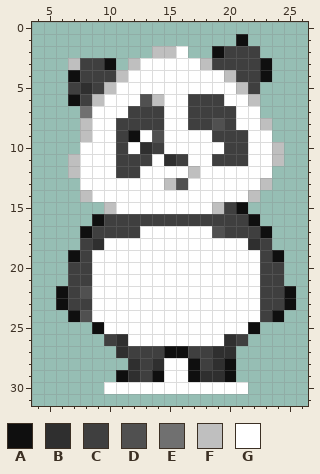
A pixel-art sprite gets an edit: parsed/images/panda.png. Above, as it was before the edit.
The file is 32x32 pixels. Colours within 5 levels of each other are drawn and written as one. Shown: x 4..26, y 0..31.
Palette (. is transparent): A #0f0f0f  B #2f2f2f  C #3f3f3f  D #505050  E #707070  F #bfbfbf  G #ffffff
Pixels before, first column x 6:
 1 ...............A....
 2 ........FFG..ACCC...
 3 .FCCA.FGGGGGFCCCCA..
 4 .ACCCFGGGGGGGGFCCA..
 5 .CBCFGGGGGGGGGGFC...
 6 .ACFGGGDFGGCCCGGF...
 7 ..EGGGCCCGGCCCCGG...
 8 ..FGGCCCCGGCCDCGGF..
 9 ..FGGCAGDGGGGCCCGG..
10 ..GGGCGBCGGGGGCCGGF.
11 .FGGGCCCGBCGGCCCGGF.
12 .FGGGCCGGGGFGGGGGG..
13 ..GGGGGGGFDGGGGGGF..
14 ..FGGGGGGGGGGGGGF...
15 ....FGGGGGGGGFCA....
16 ...ACCCCCCCCCCCCA...
17 ..ACCCCGGGGGGDCCCA..
18 ..CBGGGGGGGGGGGGBC..
19 .ACGGGGGGGGGGGGGGCA.
20 .CCGGGGGGGGGGGGGGCC.
21 .CCGGGGGGGGGGGGGGCC.
22 ACDGGGGGGGGGGGGGGCCA
23 ACCGGGGGGGGGGGGGGCCA
24 .ADGGGGGGGGGGGGGGCA.
25 ...AGGGGGGGGGGGGA...
26 ....CBGGGGGGGGBC....
27 .....BCCCAACCBB.....
28 ......BCBGGACBA.....
29 .....ABCAGGABBA.....
30 ....GGGGGGGGGGGG....
After:
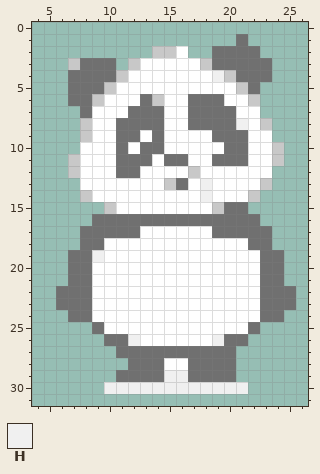
Colours new in this view: H #f0f0f0
Change:
colour F: #bfbfbf -> #c8c8c8
Changed rows in their new state; - is a pixel that keeps its letter.
first column x 6:
 1 ---------------E----
 2 -------------EEEE---
 3 --EEE--------EEEEE--
 4 -EEEE--------H-EEE--
 5 -EEE------------E---
 6 -EE----E---EEE------
 7 ------EEE--EEEE-----
 8 -----EEEE--EEEEH----
 9 -----EE-E----EEE----
10 -----E-EE-----EE----
11 -----EEE-EE--EEE----
12 -----EE-------------
13 ----------E-H-------
14 ------------H-------
15 --------------EE----
16 ---EEEEEEEEEEEEEE---
17 --EEEEE------EEEEE--
18 --EE------------EE--
19 -EEH-------------EE-
20 -EE--------------EE-
21 -EE--------------EE-
22 EEE--------------EEE
23 EEE--------------EEE
24 -EE--------------EE-
25 ---E------------E---
26 ----EEH------HEE----
27 -----EEEEEEEEEE-----
28 ------EEE--EEEE-----
29 -----EEEEHHEEEE-----
30 ----HHHHHHHHHHHH----
